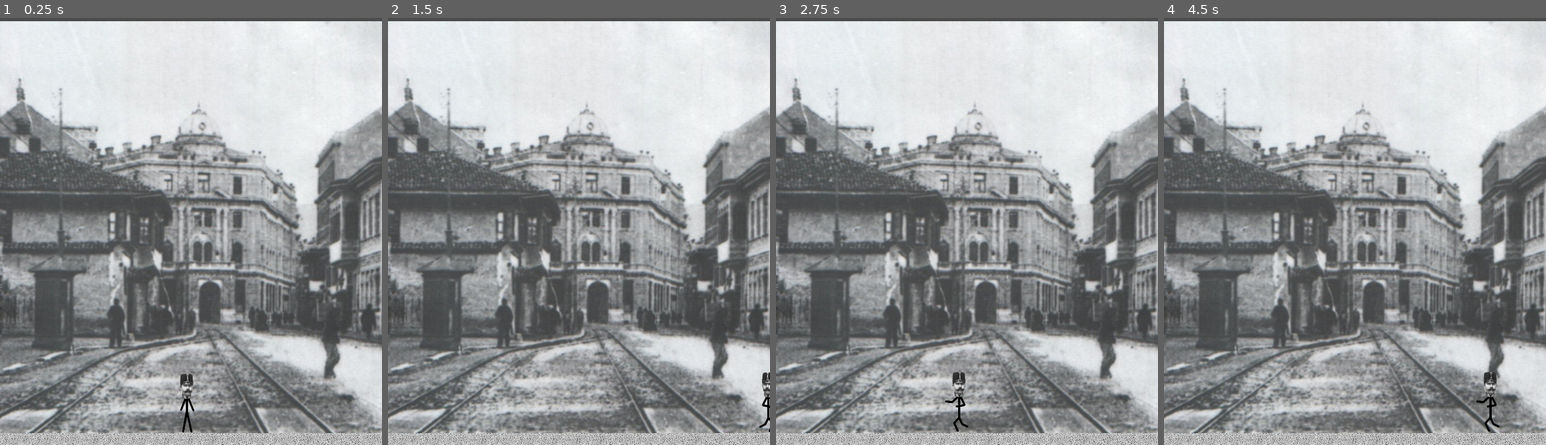
Above: before the commit, frames 1-4 (left to right).
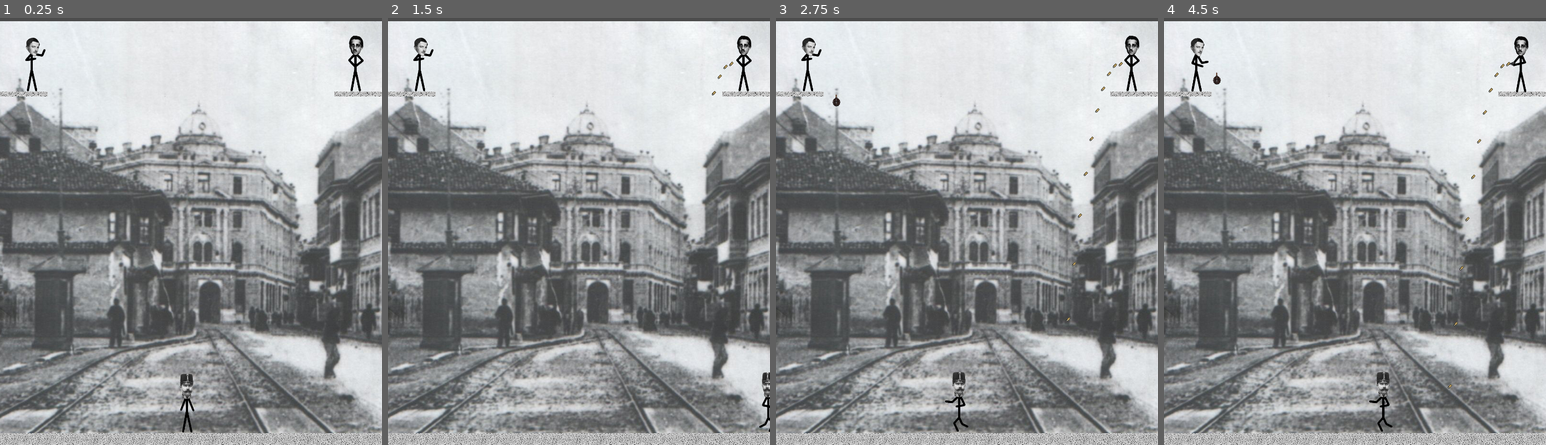
Above: after the commit, the same moments.

Repository: MrAstorii/Zadanie01
Game: Godot game, scene res://Świat.tscn
Same seed, same stepped clock (60 frames per second), same inputs: the game is played once before the commit and once after it. The project has no main scene, so this scene is started directly.
Inputs:
- Up to frame 1 (0.25 s): no input
- Up to frame 2 (1.5 s): hold Right (ui_right) from 0.53 s (still down); tap Space (ui_select) at 0.77 s
- Up to frame 3 (2.75 s): tap Space (ui_select) at 1.52 s; release Right (ui_right) at 2.03 s; hold Left (ui_left) from 2.03 s (still down)
- Up to frame 4 (4.5 s): release Left (ui_left) at 2.78 s; hold Right (ui_right) 2.78-4.28 s; tap Space (ui_select) at 3.02, 3.77 s; hold Left (ui_left) from 4.28 s (still down)

The runs differ from the first frame. In frame 1, 0.7% of the frame differs, in the area x 0-100%, y 4-19%; in frame 2, 0.8%; in frame 3, 0.8%; in frame 4, 1.4%, in the area x 0-100%, y 4-97%.

Commit message:
Update Świat.tscn

Diff:
--- a/Zadanie01/Świat.tscn
+++ b/Zadanie01/Świat.tscn
@@ -1,11 +1,29 @@
-[gd_scene load_steps=5 format=2]
+[gd_scene load_steps=13 format=2]
 
 [ext_resource path="res://FF.tscn" type="PackedScene" id=1]
 [ext_resource path="res://ziemia.png" type="Texture" id=2]
 [ext_resource path="res://Tło.jpg" type="Texture" id=3]
+[ext_resource path="res://NC.tscn" type="PackedScene" id=4]
+[ext_resource path="res://GP shot.png" type="Texture" id=5]
+[ext_resource path="res://GP stand.png" type="Texture" id=6]
+[ext_resource path="res://GP.gd" type="Script" id=7]
+[ext_resource path="res://Nabój.tscn" type="PackedScene" id=8]
+[ext_resource path="res://Franz Ferdinand - Take Me Out (Official Video) (online-audio-converter.com).wav" type="AudioStream" id=10]
 
 [sub_resource type="RectangleShape2D" id=1]
 extents = Vector2( 25.0978, 16.9362 )
+
+[sub_resource type="SpriteFrames" id=2]
+animations = [ {
+"frames": [ ExtResource( 5 ), ExtResource( 6 ) ],
+"loop": true,
+"name": "default",
+"speed": 5.0
+} ]
+
+[sub_resource type="CapsuleShape2D" id=3]
+radius = 14.538
+height = 88.5866
 
 [node name="Świat" type="Node"]
 
@@ -20,9 +38,6 @@
 "_edit_use_anchors_": false
 }
 
-[node name="FF" parent="." instance=ExtResource( 1 )]
-position = Vector2( 390.958, 794.724 )
-
 [node name="Podłoże" type="Node" parent="."]
 
 [node name="Ziemia" type="StaticBody2D" parent="Podłoże"]
@@ -142,6 +157,34 @@
 [node name="CollisionShape2D" type="CollisionShape2D" parent="Podłoże/Ziemia17"]
 shape = SubResource( 1 )
 
+[node name="Ziemia18" type="StaticBody2D" parent="Podłoże"]
+position = Vector2( 50.0624, 164.295 )
+scale = Vector2( 2, 0.3 )
+__meta__ = {
+"_edit_group_": true
+}
+
+[node name="Sprite" type="Sprite" parent="Podłoże/Ziemia18"]
+scale = Vector2( 0.1, 0.1 )
+texture = ExtResource( 2 )
+
+[node name="CollisionShape2D" type="CollisionShape2D" parent="Podłoże/Ziemia18"]
+shape = SubResource( 1 )
+
+[node name="Ziemia19" type="StaticBody2D" parent="Podłoże"]
+position = Vector2( 750.109, 164.295 )
+scale = Vector2( 2, 0.3 )
+__meta__ = {
+"_edit_group_": true
+}
+
+[node name="Sprite" type="Sprite" parent="Podłoże/Ziemia19"]
+scale = Vector2( 0.1, 0.1 )
+texture = ExtResource( 2 )
+
+[node name="CollisionShape2D" type="CollisionShape2D" parent="Podłoże/Ziemia19"]
+shape = SubResource( 1 )
+
 [node name="Ziemia2" type="StaticBody2D" parent="Podłoże"]
 position = Vector2( 440.565, 892.281 )
 __meta__ = {
@@ -245,3 +288,42 @@
 
 [node name="CollisionShape2D" type="CollisionShape2D" parent="Podłoże/Ziemia9"]
 shape = SubResource( 1 )
+
+[node name="FF" parent="." instance=ExtResource( 1 )]
+position = Vector2( 390.958, 803.129 )
+collision_mask = 2147483657
+
+[node name="NC" parent="." instance=ExtResource( 4 )]
+position = Vector2( 69.5081, 93.6567 )
+collision_layer = 1
+
+[node name="GP" type="KinematicBody2D" parent="."]
+position = Vector2( 744.95, 93.6567 )
+script = ExtResource( 7 )
+naboj_angle = 200.0
+naboj_delay = 0.2
+bullet_scene = ExtResource( 8 )
+naboj_spawn_path = NodePath("Position2D")
+
+[node name="AnimatedSprite" type="AnimatedSprite" parent="GP"]
+scale = Vector2( 0.6, 0.6 )
+frames = SubResource( 2 )
+playing = true
+
+[node name="CollisionShape2D" type="CollisionShape2D" parent="GP"]
+position = Vector2( 2, 7 )
+rotation = 3.14159
+shape = SubResource( 3 )
+
+[node name="Position2D" type="Position2D" parent="GP"]
+position = Vector2( -23.3182, 7.93698 )
+
+[node name="Muzyka" type="AudioStreamPlayer2D" parent="."]
+stream = ExtResource( 10 )
+
+[node name="StartTimer" type="Timer" parent="."]
+wait_time = 2.0
+one_shot = true
+
+[node name="StartPosition" type="Position2D" parent="."]
+position = Vector2( 390.958, 803.129 )
